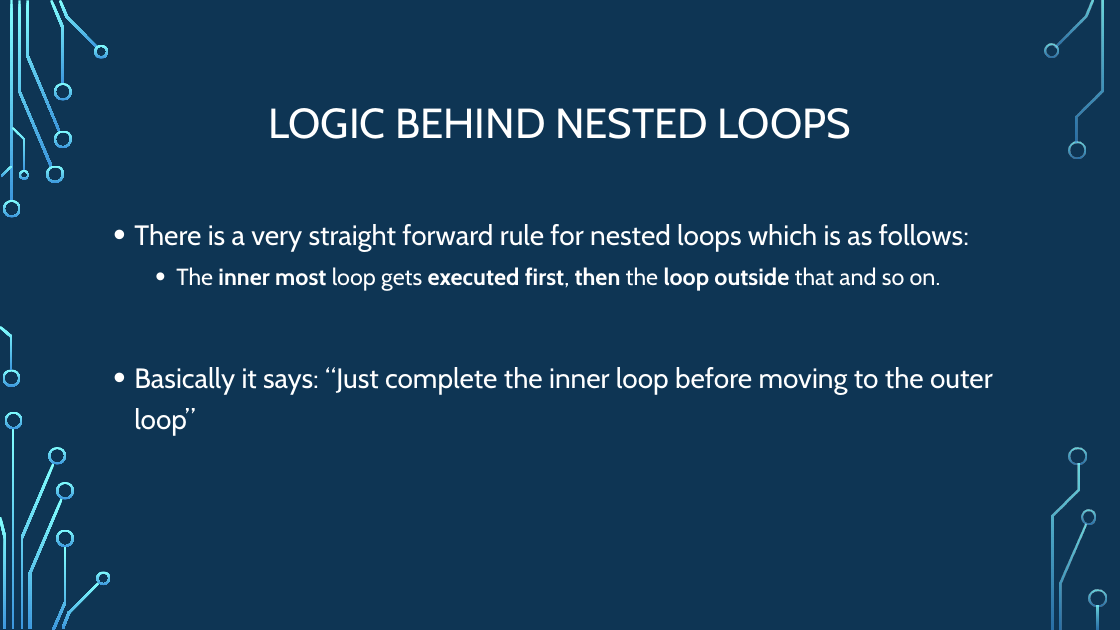
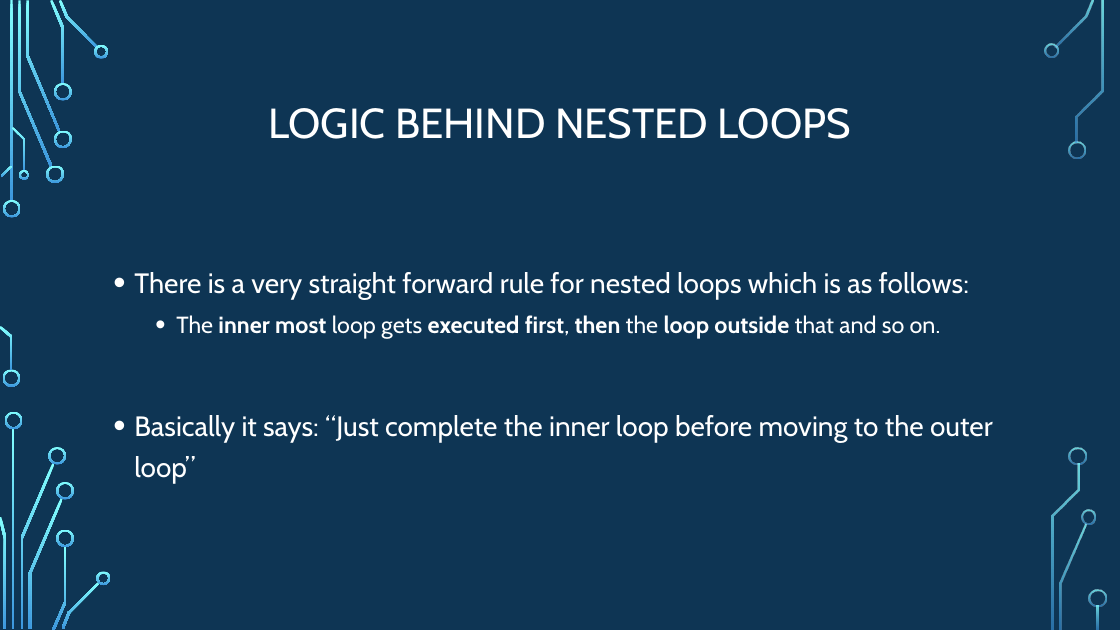
Before and after one commit to psypdt/ZIS_C-_Summer_Course_2019, a slide deck: slide 47 of Day_3/Day_3.pptx (slide 44 before the commit). Drawn at 1120x630 pixels with LibreOffice and Linux fonts; fonts in the diff are those of the drawing; background and template pictures are left out. Boxes give left, top, right and bottom in pixels: in the first picture for what was removed or moved away, otherwise in the second. Text is boxed around its words. In the diff, an @@ line names an element or a change of style, - is before the commit and + after.

```diff
--- a/Day_3/Day_3.pptx
+++ b/Day_3/Day_3.pptx
@@ text "There is a very straight ...": place and size @@
-text "There is a very straight ..." at <box>134,224,993,435</box>
+text "There is a very straight ..." at <box>134,272,993,483</box>
```
Also in this commit, not shown: 1 other slide changed, 15 slides added.
